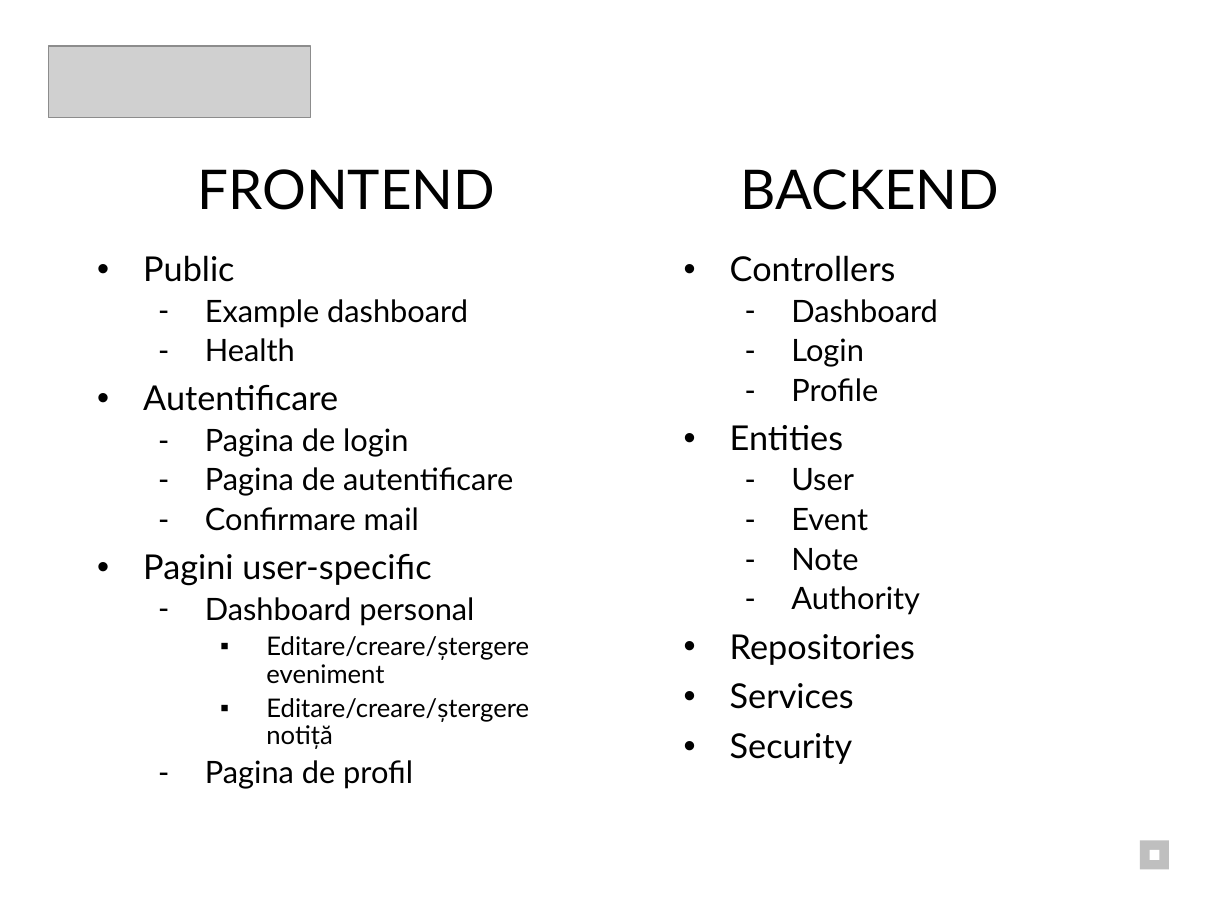
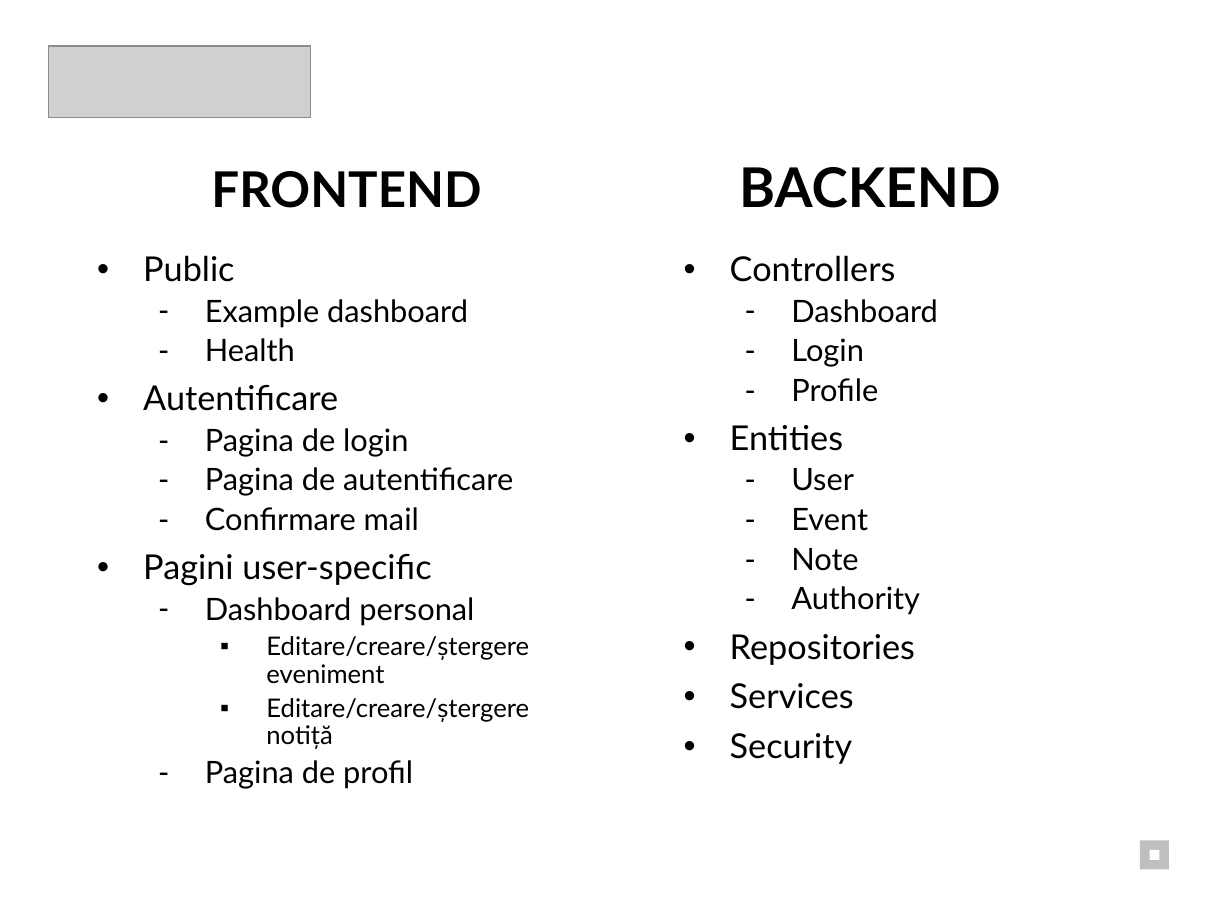
Before and after one commit to AndreiBertescu/NotePlan, a slide deck: slide 7 of Prezentare_Noteplan.pptx. Drawn at 1232x924 pixels with LibreOffice and Linux fonts; fonts in the diff are those of the drawing; grey boxes stand for pictures. Boxes give left, top, right and bottom in pixels: in the first picture for what was removed or moved away, otherwise in the second. Text is boxed around its words. In the diff, an @@ line names an element or a change of style, - is before the commit and + after.

```diff
--- a/Prezentare_Noteplan.pptx
+++ b/Prezentare_Noteplan.pptx
@@ title "FRONTEND" at (x1=211, y1=171, x2=481, y2=208): size 32 to 28.8 pt, bold on @@
@@ text "BACKEND" at (x1=739, y1=167, x2=1000, y2=208): bold on; line spacing 0.9 to 0.8 @@
```
Also in this commit, not shown: 11 other slides changed, 2 other files.
